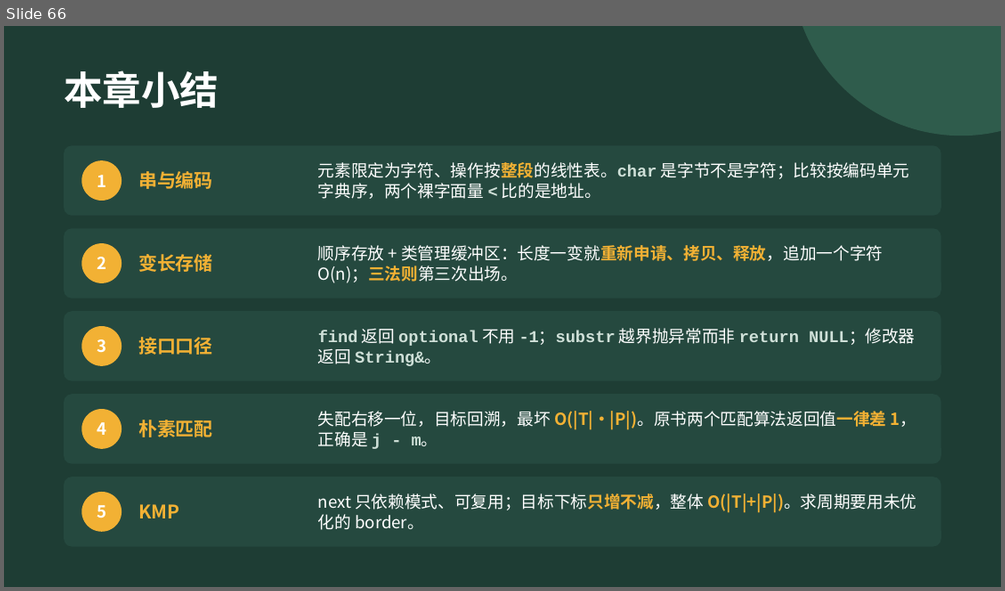
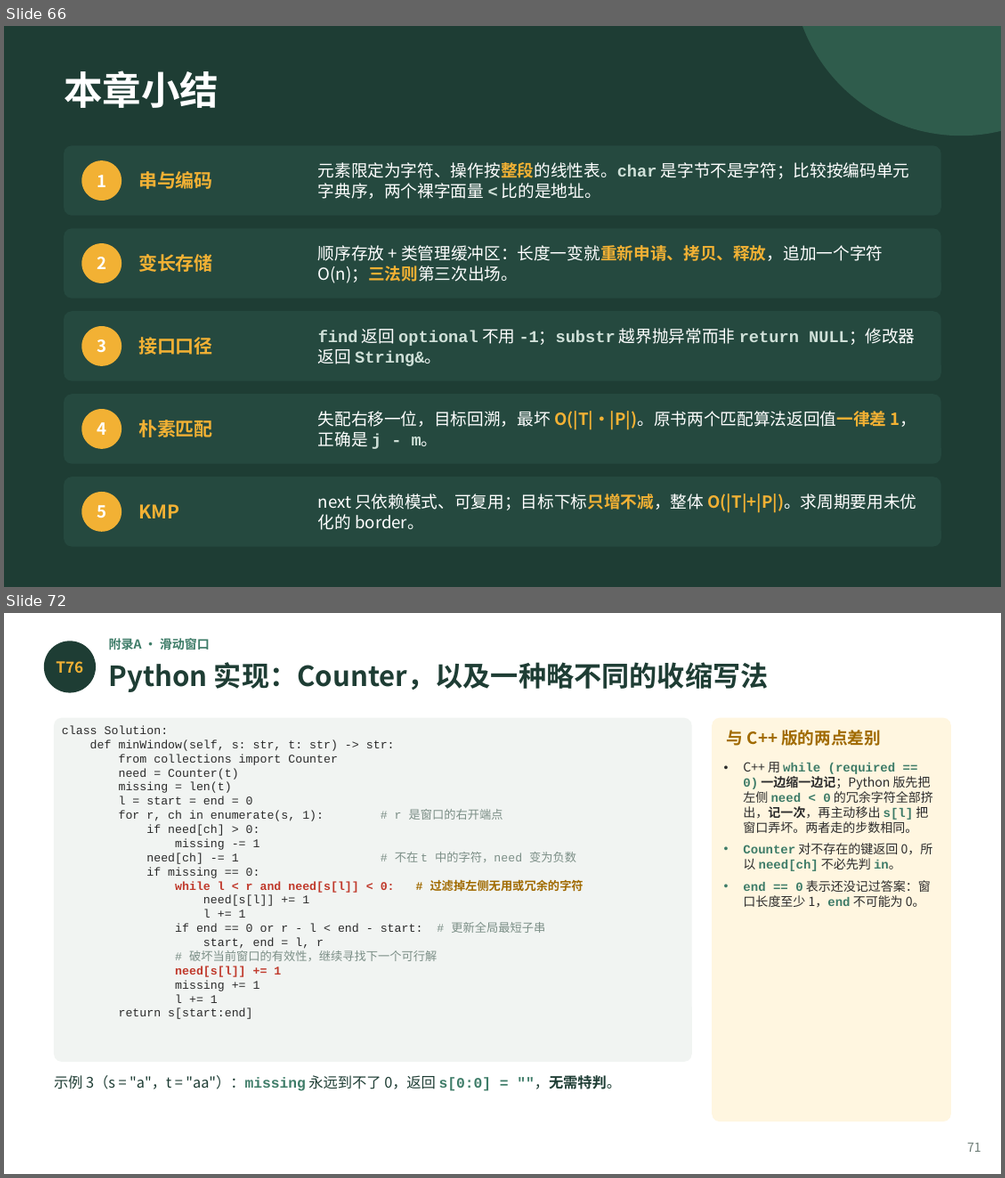
Before and after one commit to GMyhf/2026fall-cs201, a slide deck: courseware/202609_DSA_04_String.pptx. Shown one above the other, each under a label of ours: slide 66 before the commit, slides 66 and 72 after it; the slides between them are not shown. The pictures are 1005x591 and 1005x1178 pixels, drawn with LibreOffice and Linux fonts; fonts in the diff are those of the drawing. Boxes give left, top, right and bottom in pixels: in the first picture for what was removed or moved away, otherwise in the second. Text is boxed around its words. In the diff, an @@ line names an element or a change of style, - is before the commit and + after.

```diff
--- a/courseware/202609_DSA_04_String.pptx
+++ b/courseware/202609_DSA_04_String.pptx
@@ slide 72 added at box(4, 613, 1001, 1174), background #FFFFFF @@
@@ text added at box(109, 638, 210, 650), 9 pt, text #3E7C68, bold @@
+附录A · 滑动窗口
@@ ellipse added at box(44, 641, 96, 693), fill #1E3D34 @@
@@ text added at box(56, 661, 83, 673), 11 pt, text #F2B134, bold @@
+T76
@@ text added at box(109, 662, 769, 692), 20 pt, text #1E3D34, bold @@
+Python 实现：Counter，以及一种略不同的收缩写法
@@ rounded rectangle added at box(54, 718, 692, 1062), fill #F1F4F2 @@
@@ rounded rectangle added at box(712, 718, 951, 1121), fill #FFF6E0 @@
@@ text added at box(62, 725, 583, 1019), 8.5 pt, text #2B2B2B @@
+class Solution:
+def minWindow(self, s: str, t: str) -> str:
+from collections import Counter
+need = Counter(t)
+missing = len(t)
+l = start = end = 0
+for r, ch in enumerate(s, 1): # r 是窗口的右开端点
+if need[ch] > 0:
+missing -= 1
+need[ch] -= 1 # 不在 t 中的字符，need 变为负数
+if missing == 0:
+while l < r and need[s[l]] < 0: # 过滤掉左侧无用或冗余的字符
+need[s[l]] += 1
+l += 1
+if end == 0 or r - l < end - start: # 更新全局最短子串
+start, end = l, r
+# 破坏当前窗口的有效性，继续寻找下一个可行解
+need[s[l]] += 1
+missing += 1
+l += 1
+return s[start:end]
@@ text added at box(727, 730, 881, 746), 12 pt, text #A06A00, bold @@
+与 C++ 版的两点差别
@@ text added at box(743, 762, 933, 908), 9 pt, text #2B2B2B @@
+• C++ 用 while (required == 0) 一边缩一边记；Python 版先把左侧 need < 0 的冗余字符全部挤出，记一次，再主动移出 s[l] 把窗口弄坏。两者走的步数相同。
+• Counter 对不存在的键返回 0，所以 need[ch] 不必先判 in。
+• end == 0 表示还没记过答案：窗口长度至少 1，end 不可能为 0。
@@ text added at box(54, 1075, 621, 1091), 10.5 pt, text #1E3D34 @@
+示例 3（s = "a"，t = "aa"）：missing 永远到不了 0，返回 s[0:0] = ""，无需特判。
@@ text added at box(967, 1142, 981, 1151), 9 pt, text #6B7B74 @@
+71
```
Also in this commit, not shown: 2 slides changed, 17 other slides added, 2 other files.
